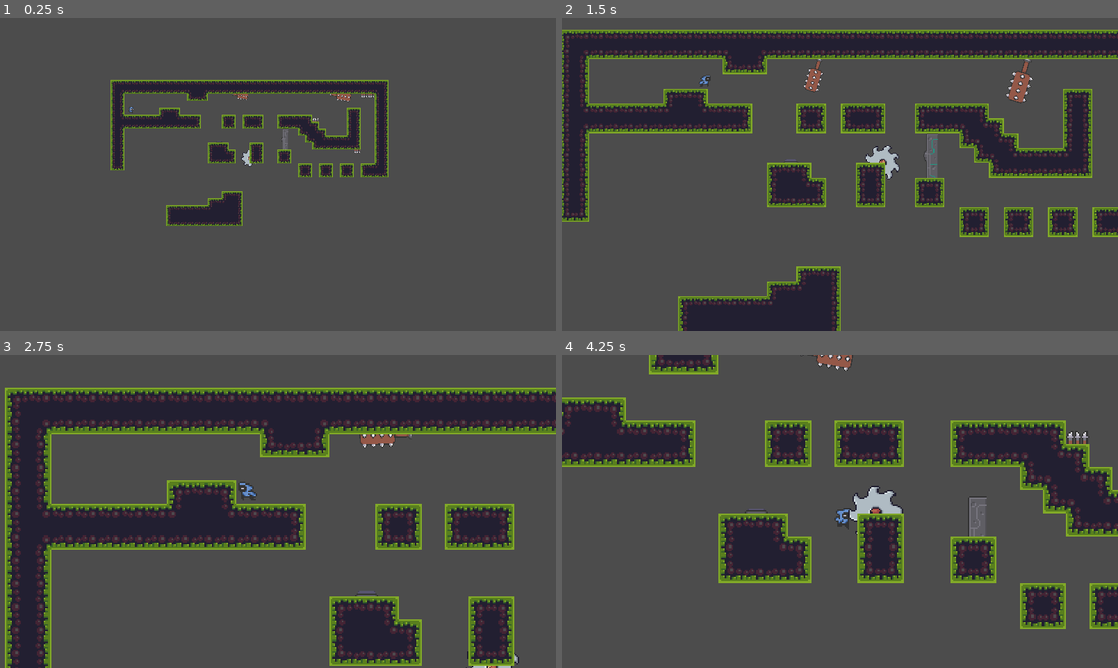
Above: before the commit, frames 1-4 (two rows, left to right).
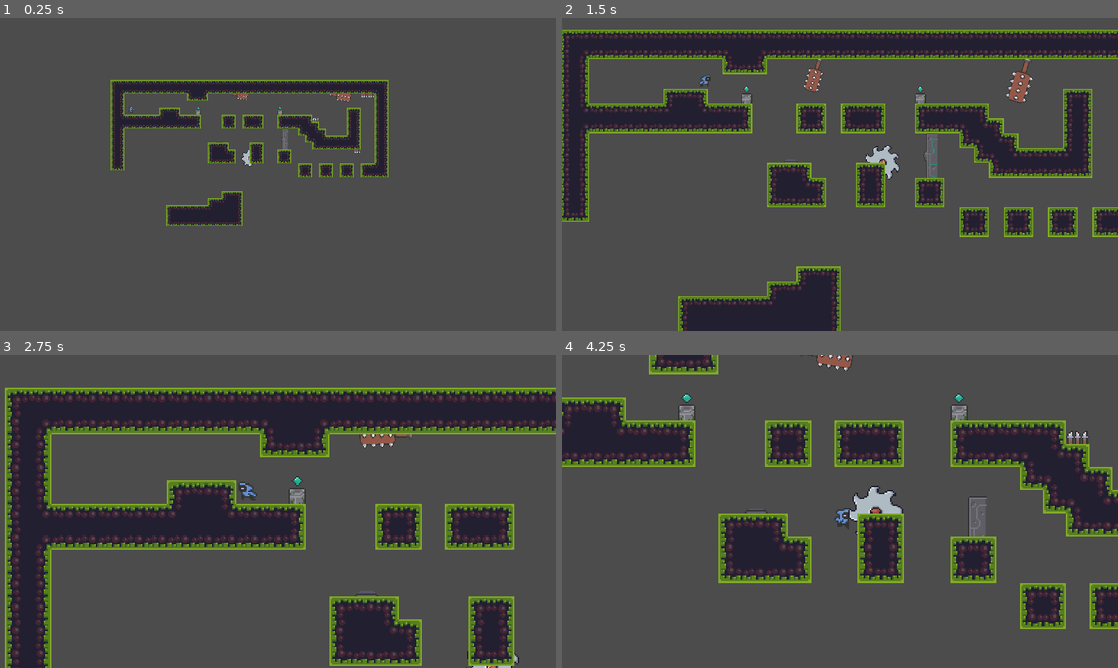
Above: after the commit, the same moments.

Repository: Mike149x/2DGameDraft
Game: Godot game, scene res://Scenes/MainScene.tscn
Same seed, same stepped clock (60 frames per second), same inputs: the game is played once before the commit and once after it.
Inputs:
- Up to frame 1 (0.25 s): no input
- Up to frame 2 (1.5 s): hold D (right) from 0.53 s (still down); tap Z (zoom) at 0.6, 1.35 s; tap Space (jump) at 0.77 s
- Up to frame 3 (2.75 s): tap Space (jump) at 1.52 s; release D (right) at 2.03 s; hold A (left) from 2.03 s (still down); tap Z (zoom) at 2.1 s
- Up to frame 4 (4.25 s): release A (left) at 2.78 s; hold D (right) from 2.78 s (still down); tap Z (zoom) at 2.85, 3.6 s; tap Space (jump) at 3.02, 3.77 s

The runs differ from the first frame. In frame 1, less than 0.1% of the frame differs, in the area x 35-51%, y 28-31%; in frame 2, 0.2%; in frame 3, 0.2%; in frame 4, 0.4%, in the area x 20-73%, y 12-21%.

Commit message:
Checkpoint Sprite and Ani

Diff:
--- a/2DGameDraft/Scenes/MainScene.tscn
+++ b/2DGameDraft/Scenes/MainScene.tscn
@@ -7,6 +7,7 @@
 [ext_resource path="res://Scenes/SpikeTrap.tscn" type="PackedScene" id=5]
 [ext_resource path="res://Scenes/DoorAndButton.tscn" type="PackedScene" id=6]
 [ext_resource path="res://Scenes/SpinningBlade.tscn" type="PackedScene" id=7]
+[ext_resource path="res://Scenes/SavePoint.tscn" type="PackedScene" id=8]
 
 [sub_resource type="ConvexPolygonShape2D" id=3]
 points = PoolVector2Array( 0, 0, 16, 0, 16, 16, 0, 16 )
@@ -235,5 +236,11 @@
 format = 1
 tile_data = PoolIntArray( 0, 0, 0, 1, 0, 131076, 2, 0, 131076, 3, 0, 1, 4, 0, 1, 5, 0, 1, 6, 0, 1, 7, 0, 131076, 8, 0,  …(4472 unchanged characters)…
 
+[node name="SavePoint" parent="." instance=ExtResource( 8 )]
+position = Vector2( 202, 70 )
+
+[node name="SavePoint" parent="SavePoint" instance=ExtResource( 8 )]
+position = Vector2( 188, 0 )
+
 [editable path="DoorAndButton"]
 [editable path="SpinningBlade"]
--- /dev/null
+++ b/2DGameDraft/Scenes/SavePoint.tscn
@@ -0,0 +1,139 @@
+[gd_scene load_steps=7 format=2]
+
+[ext_resource path="res://Sprites/save_point_anim_strip_9.png" type="Texture" id=1]
+[ext_resource path="res://Sprites/save_point_saving_anim_strip_3.png" type="Texture" id=2]
+
+[sub_resource type="RectangleShape2D" id=1]
+extents = Vector2( 6, 7.5 )
+
+[sub_resource type="Animation" id=2]
+length = 0.001
+tracks/0/type = "value"
+tracks/0/path = NodePath("Sprite:texture")
+tracks/0/interp = 1
+tracks/0/loop_wrap = true
+tracks/0/imported = false
+tracks/0/enabled = true
+tracks/0/keys = {
+"times": PoolRealArray( 0 ),
+"transitions": PoolRealArray( 1 ),
+"update": 0,
+"values": [ ExtResource( 1 ) ]
+}
+tracks/1/type = "bezier"
+tracks/1/path = NodePath("Sprite:hframes")
+tracks/1/interp = 1
+tracks/1/loop_wrap = true
+tracks/1/imported = false
+tracks/1/enabled = true
+tracks/1/keys = {
+"points": PoolRealArray( 0, -0.25, 0, 0.25, 0 ),
+"times": PoolRealArray( 0 )
+}
+tracks/2/type = "bezier"
+tracks/2/path = NodePath("Sprite:frame")
+tracks/2/interp = 1
+tracks/2/loop_wrap = true
+tracks/2/imported = false
+tracks/2/enabled = true
+tracks/2/keys = {
+"points": PoolRealArray( 0, -0.25, 0, 0.25, 0 ),
+"times": PoolRealArray( 0 )
+}
+
+[sub_resource type="Animation" id=3]
+resource_name = "checkpoint"
+length = 0.9
+loop = true
+tracks/0/type = "value"
+tracks/0/path = NodePath("Sprite:texture")
+tracks/0/interp = 1
+tracks/0/loop_wrap = true
+tracks/0/imported = false
+tracks/0/enabled = true
+tracks/0/keys = {
+"times": PoolRealArray( 0 ),
+"transitions": PoolRealArray( 1 ),
+"update": 1,
+"values": [ ExtResource( 1 ) ]
+}
+tracks/1/type = "value"
+tracks/1/path = NodePath("Sprite:frame")
+tracks/1/interp = 1
+tracks/1/loop_wrap = true
+tracks/1/imported = false
+tracks/1/enabled = true
+tracks/1/keys = {
+"times": PoolRealArray( 0, 0.1, 0.2, 0.3, 0.4, 0.5, 0.6, 0.7, 0.8 ),
+"transitions": PoolRealArray( 1, 1, 1, 1, 1, 1, 1, 1, 1 ),
+"update": 1,
+"values": [ 0, 1, 2, 3, 4, 5, 6, 7, 8 ]
+}
+tracks/2/type = "value"
+tracks/2/path = NodePath("Sprite:hframes")
+tracks/2/interp = 1
+tracks/2/loop_wrap = true
+tracks/2/imported = false
+tracks/2/enabled = true
+tracks/2/keys = {
+"times": PoolRealArray( 0 ),
+"transitions": PoolRealArray( 1 ),
+"update": 1,
+"values": [ 9 ]
+}
+
+[sub_resource type="Animation" id=4]
+resource_name = "saved"
+length = 0.3
+loop = true
+tracks/0/type = "value"
+tracks/0/path = NodePath("Sprite:texture")
+tracks/0/interp = 1
+tracks/0/loop_wrap = true
+tracks/0/imported = false
+tracks/0/enabled = true
+tracks/0/keys = {
+"times": PoolRealArray( 0 ),
+"transitions": PoolRealArray( 1 ),
+"update": 1,
+"values": [ ExtResource( 2 ) ]
+}
+tracks/1/type = "value"
+tracks/1/path = NodePath("Sprite:hframes")
+tracks/1/interp = 1
+tracks/1/loop_wrap = true
+tracks/1/imported = false
+tracks/1/enabled = true
+tracks/1/keys = {
+"times": PoolRealArray( 0 ),
+"transitions": PoolRealArray( 1 ),
+"update": 1,
+"values": [ 3 ]
+}
+tracks/2/type = "value"
+tracks/2/path = NodePath("Sprite:frame")
+tracks/2/interp = 1
+tracks/2/loop_wrap = true
+tracks/2/imported = false
+tracks/2/enabled = true
+tracks/2/keys = {
+"times": PoolRealArray( 0, 0.1, 0.2 ),
+"transitions": PoolRealArray( 1, 1, 1 ),
+"update": 1,
+"values": [ 0, 1, 2 ]
+}
+
+[node name="SavePoint" type="Area2D"]
+
+[node name="CollisionShape2D" type="CollisionShape2D" parent="."]
+position = Vector2( 0, 2.5 )
+shape = SubResource( 1 )
+
+[node name="AnimationPlayer" type="AnimationPlayer" parent="."]
+anims/RESET = SubResource( 2 )
+anims/checkpoint = SubResource( 3 )
+anims/saved = SubResource( 4 )
+
+[node name="Sprite" type="Sprite" parent="."]
+texture = ExtResource( 1 )
+hframes = 9
Not shown: 1 places in 2DGameDraft/Scenes/MainScene.tscn that only renumber resources
Binary file added: 2DGameDraft/Sprites/save_point_anim_strip_9.png
Not shown, added: 2DGameDraft/Sprites/save_point_anim_strip_9.png.import
Binary file added: 2DGameDraft/Sprites/save_point_saving_anim_strip_3.png
Not shown, added: 2DGameDraft/Sprites/save_point_saving_anim_strip_3.png.import
Not shown, added: 2DGameDraft/Resources/Free/Background/Thumbs.db
Not shown, added: 2DGameDraft/Resources/Free/Other/Thumbs.db
Not shown, added: 2DGameDraft/Resources/Free/Thumbs.db
Not shown, added: 2DGameDraft/Resources/platform_metroidvania asset pack v1.01/platform_metroidvania asset pack v1.01/miscellaneous sprites/Thumbs.db
Not shown, changed: Trello Pictures/Thumbs.db
